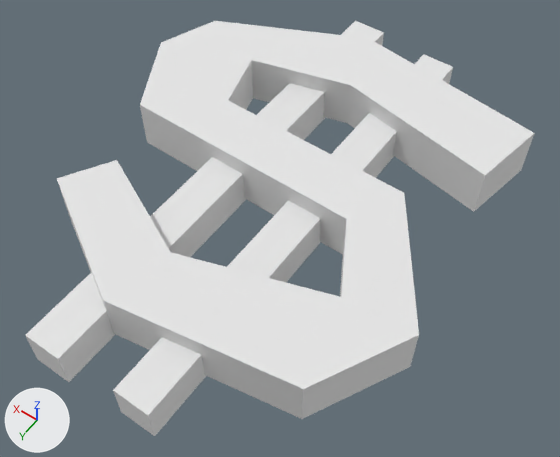
Renders of the OBJ model Aegis/Assets/Art/Effects/credits_medium.obj from each side of a commit.
Camera for both pictures: a camera (50 mm lens) standing at (-5.99, 9.56, 12.48) and looking at (-0.31, 1.62, -0.01). The lights are fixed; the arrows at lower left show +X, +Y and +Z. Where no turn or scale is listed for an object, it has been applied to the vertices.

In view in the first picture: 'credits_medium'.
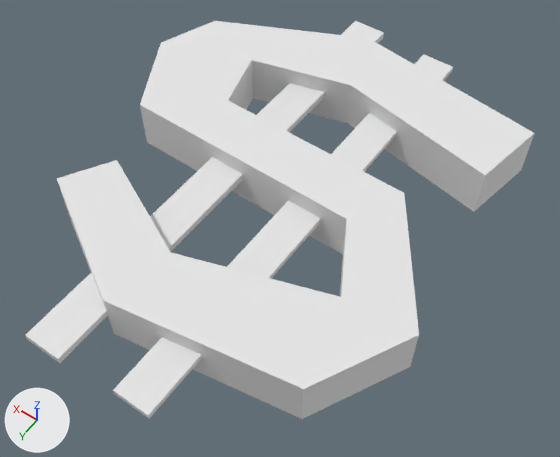
The change in detail:
me_credits_medium has 52 vertices, 80 faces and spans x -4.04..4.5, y -4.16..6.56, z -0.11..1.13.
me_credits_medium is used by ob_credits_medium; location (0.0, 0.0, 0.0).
Before the commit, vertices of me_credits_medium: 36 (-1.14, -4.04, -0.1), 37 (-0.37, -4.04, -0.1), 42 (-1.14, 6.44, -0.1) at pixel (154, 436), 43 (-0.37, 6.44, -0.1) at pixel (121, 411), 44 (0.77, -4.16, -0.11).
Before the commit, vertices of me_credits_medium: 45 (1.57, -4.16, -0.11), 50 (0.77, 6.56, -0.11) at pixel (68, 382), 51 (1.57, 6.56, -0.11) at pixel (37, 359).
Part 1, on me_credits_medium:
Vertices 36, 37, 42 to 45, 50, 51 of me_credits_medium move by (0.0, 0.0, 0.71).

Pixel boxes (x1, y1, x2, y2) of what changed, in the pictures (560 x 457 px; the box of a moved part takes in the faces that stretch with it):
'credits_medium', reshaped
    before: (25, 21, 534, 436)
    after: (25, 21, 534, 419)
part 1 of me_credits_medium, moved or reshaped
    before: (25, 33, 453, 436)
    after: (25, 33, 453, 418)
